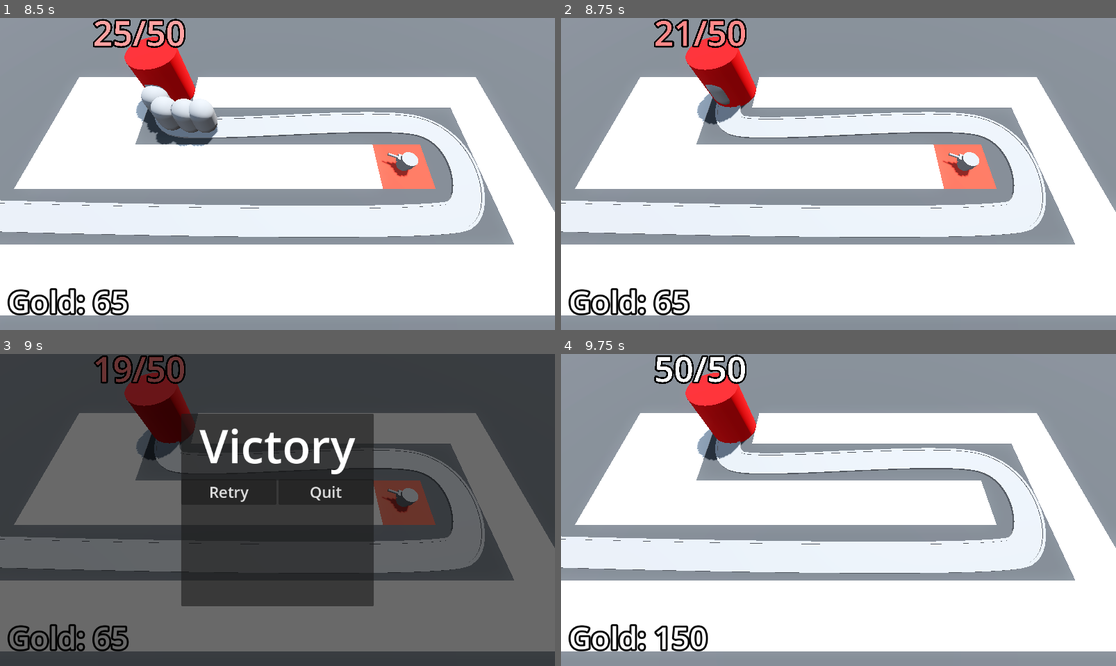
Above: before the commit, frames 1-4 (two rows, left to right).
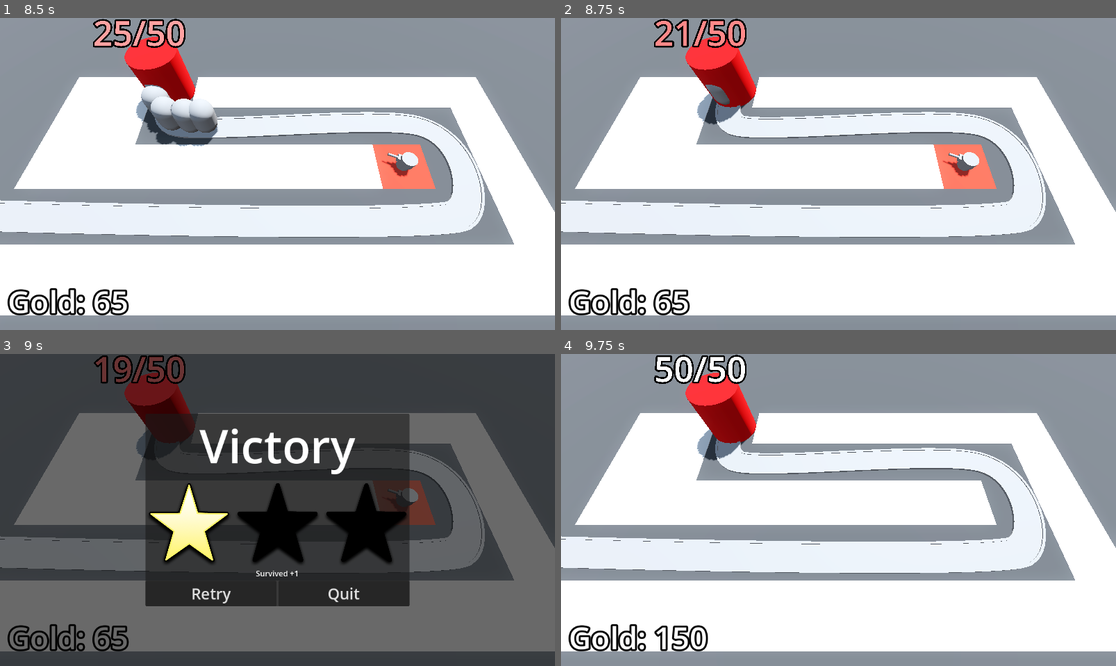
Above: after the commit, the same moments.

Repository: DapperMongoose/BarbarianBlaster
Game: Godot game, scene res://BaseLevel.tscn
Same seed, same stepped clock (60 frames per second), same inputs: the game is played once before the commit and once after it.
Inputs (mouse positions are in pixels of both pictures, inside the frame that each line leads up to):
- Up to frame 1 (8.5 s): move the mouse to (399, 158) at 0.52 s; press the mouse at (399, 158) at 0.53 s; move the mouse to (166, 189) at 1.27 s; release the mouse at (166, 189) at 1.28 s; click (166, 189) at 1.35 s; move the mouse to (333, 105) at 2.02 s; press the mouse at (333, 105) at 2.03 s; move the mouse to (249, 236) at 2.77 s; release the mouse at (249, 236) at 2.78 s; click (249, 236) at 2.85 s; move the mouse to (444, 220) at 3.52 s; press the mouse at (444, 220) at 3.53 s; move the mouse to (111, 127) at 4.27 s; release the mouse at (111, 127) at 4.28 s; click (111, 127) at 4.35 s; move the mouse to (305, 174) at 5.02 s; press the mouse at (305, 174) at 5.03 s; move the mouse to (194, 96) at 5.77 s; release the mouse at (194, 96) at 5.78 s; click (194, 96) at 5.85 s; move the mouse to (399, 158) at 6.52 s; press the mouse at (399, 158) at 6.53 s; move the mouse to (166, 189) at 7.27 s; release the mouse at (166, 189) at 7.28 s; click (166, 189) at 7.35 s; move the mouse to (333, 105) at 8.02 s; press the mouse at (333, 105) at 8.03 s
- Up to frame 2 (8.75 s): no input
- Up to frame 3 (9 s): move the mouse to (249, 572) at 8.77 s; release the mouse at (249, 572) at 8.78 s; click (249, 572) at 8.85 s
- Up to frame 4 (9.75 s): click "Retry" at 9.5 s

Frames 1-2 are identical in both runs. In frame 3, 10% of the frame differs, in the area x 26-74%, y 19-81%; in frame 4, nothing differs.

Commit message:
completed rewarding the player lesson

Diff:
--- a/EnemyPath.gd
+++ b/EnemyPath.gd
@@ -21,4 +21,4 @@
 		for child in get_children():
 			if child is PathFollow3D:
 				return
-		victory_layer.visible= true
+		victory_layer.victory()
--- a/RayPickerCamera/ray_picker_camera.gd
+++ b/RayPickerCamera/ray_picker_camera.gd
@@ -8,7 +8,7 @@
 @onready var bank = get_tree().get_first_node_in_group("bank")
 
 # Called every frame. 'delta' is the elapsed time since the previous frame.
-func _process(delta: float) -> void:
+func _process(_delta: float) -> void:
 	var mouse_position: Vector2 = get_viewport().get_mouse_position()
 	ray_cast_3d.target_position = project_local_ray_normal(mouse_position) * 100.0
 	ray_cast_3d.force_raycast_update()
--- a/Turret/turret.gd
+++ b/Turret/turret.gd
@@ -10,7 +10,7 @@
 @onready var animation_player: AnimationPlayer = $AnimationPlayer
 
 
-func _physics_process(delta: float) -> void:
+func _physics_process(_delta: float) -> void:
 	target = find_best_target()
 	if target:
 		look_at(target.global_position, Vector3.UP, true)
--- a/UserInterface/victory_layer.gd
+++ b/UserInterface/victory_layer.gd
@@ -1,8 +1,25 @@
 extends CanvasLayer
+
+@onready var star_1: TextureRect = %Star1
+@onready var star_2: TextureRect = %Star2
+@onready var star_3: TextureRect = %Star3
+@onready var base = get_tree().get_first_node_in_group("base")
+@onready var bank = get_tree().get_first_node_in_group("bank")
+@onready var health_label: Label = %HealthLabel
+@onready var money_label: Label = %MoneyLabel
+
+func victory() -> void:
+	visible = true
+	if base.max_health == base.current_health:
+		star_2.modulate = Color.WHITE
+		health_label.visible = true
+	if bank.gold > 500:
+		star_3.modulate = Color.WHITE
+		money_label.visible = true
+
 
 func _on_retry_button_pressed() -> void:
 	get_tree().reload_current_scene()
 
-
 func _on_quit_button_pressed() -> void:
 	get_tree().quit()
--- a/UserInterface/victory_layer.tscn
+++ b/UserInterface/victory_layer.tscn
@@ -1,6 +1,7 @@
-[gd_scene load_steps=3 format=3 uid="uid://cl6846pwqd4c0"]
+[gd_scene load_steps=4 format=3 uid="uid://cl6846pwqd4c0"]
 
 [ext_resource type="Script" path="res://UserInterface/victory_layer.gd" id="1_qdlm2"]
+[ext_resource type="Texture2D" uid="uid://b7b3ci02w8coy" path="res://Assets/star.png" id="2_do6ma"]
 
 [sub_resource type="LabelSettings" id="LabelSettings_t1kua"]
 font_size = 96
@@ -36,6 +37,53 @@
 label_settings = SubResource("LabelSettings_t1kua")
 horizontal_alignment = 1
 
+[node name="StarContainer" type="HBoxContainer" parent="CenterContainer/PanelContainer/VBoxContainer"]
+custom_minimum_size = Vector2(128, 128)
+layout_mode = 2
+size_flags_vertical = 3
+
+[node name="Star1" type="TextureRect" parent="CenterContainer/PanelContainer/VBoxContainer/StarContainer"]
+unique_name_in_owner = true
+layout_mode = 2
+texture = ExtResource("2_do6ma")
+expand_mode = 2
+stretch_mode = 5
+
+[node name="Star2" type="TextureRect" parent="CenterContainer/PanelContainer/VBoxContainer/StarContainer"]
+unique_name_in_owner = true
+modulate = Color(0, 0, 0, 1)
+layout_mode = 2
+texture = ExtResource("2_do6ma")
+expand_mode = 2
+stretch_mode = 5
+
+[node name="Star3" type="TextureRect" parent="CenterContainer/PanelContainer/VBoxContainer/StarContainer"]
+unique_name_in_owner = true
+modulate = Color(0, 0, 0, 1)
+layout_mode = 2
+texture = ExtResource("2_do6ma")
+expand_mode = 2
+stretch_mode = 5
+
+[node name="SurvivedLabel" type="Label" parent="CenterContainer/PanelContainer/VBoxContainer"]
+layout_mode = 2
+text = "Survived +1"
+horizontal_alignment = 1
+
+[node name="HealthLabel" type="Label" parent="CenterContainer/PanelContainer/VBoxContainer"]
+unique_name_in_owner = true
+visible = false
+layout_mode = 2
+text = "Full Health +1"
+horizontal_alignment = 1
+
+[node name="MoneyLabel" type="Label" parent="CenterContainer/PanelContainer/VBoxContainer"]
+unique_name_in_owner = true
+visible = false
+layout_mode = 2
+text = "Money Money Money +1"
+horizontal_alignment = 1
+
 [node name="HBoxContainer" type="HBoxContainer" parent="CenterContainer/PanelContainer/VBoxContainer"]
 layout_mode = 2
 
Binary file added: Assets/star.png
Not shown, added: Assets/star.png.import
